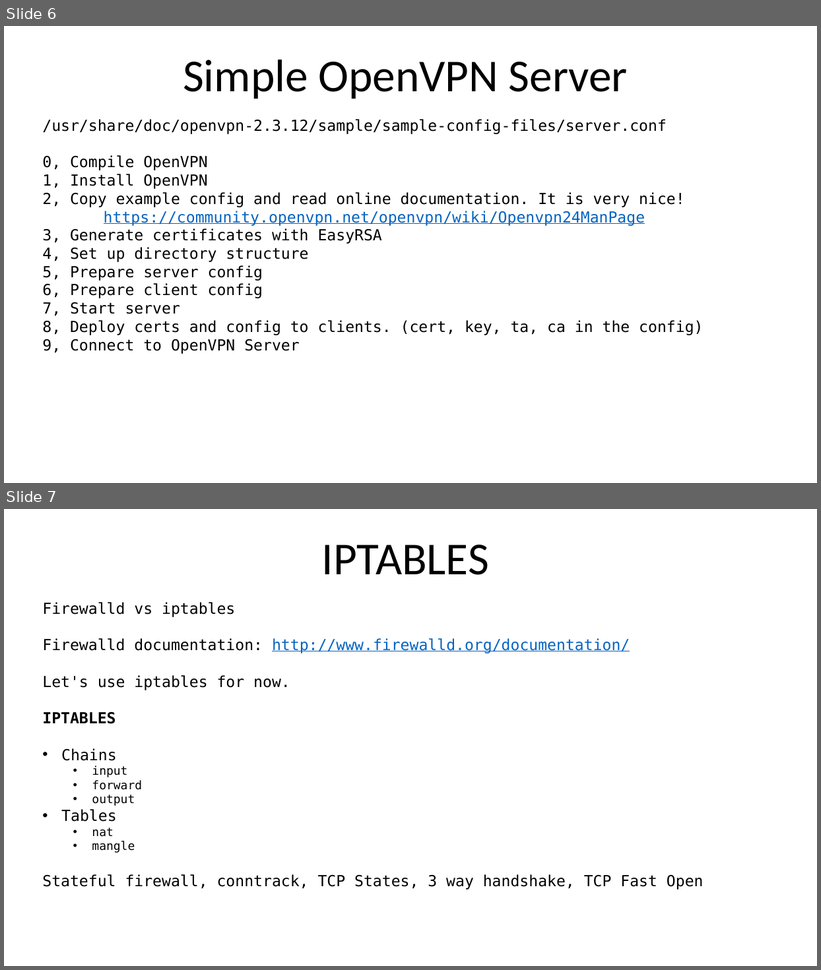
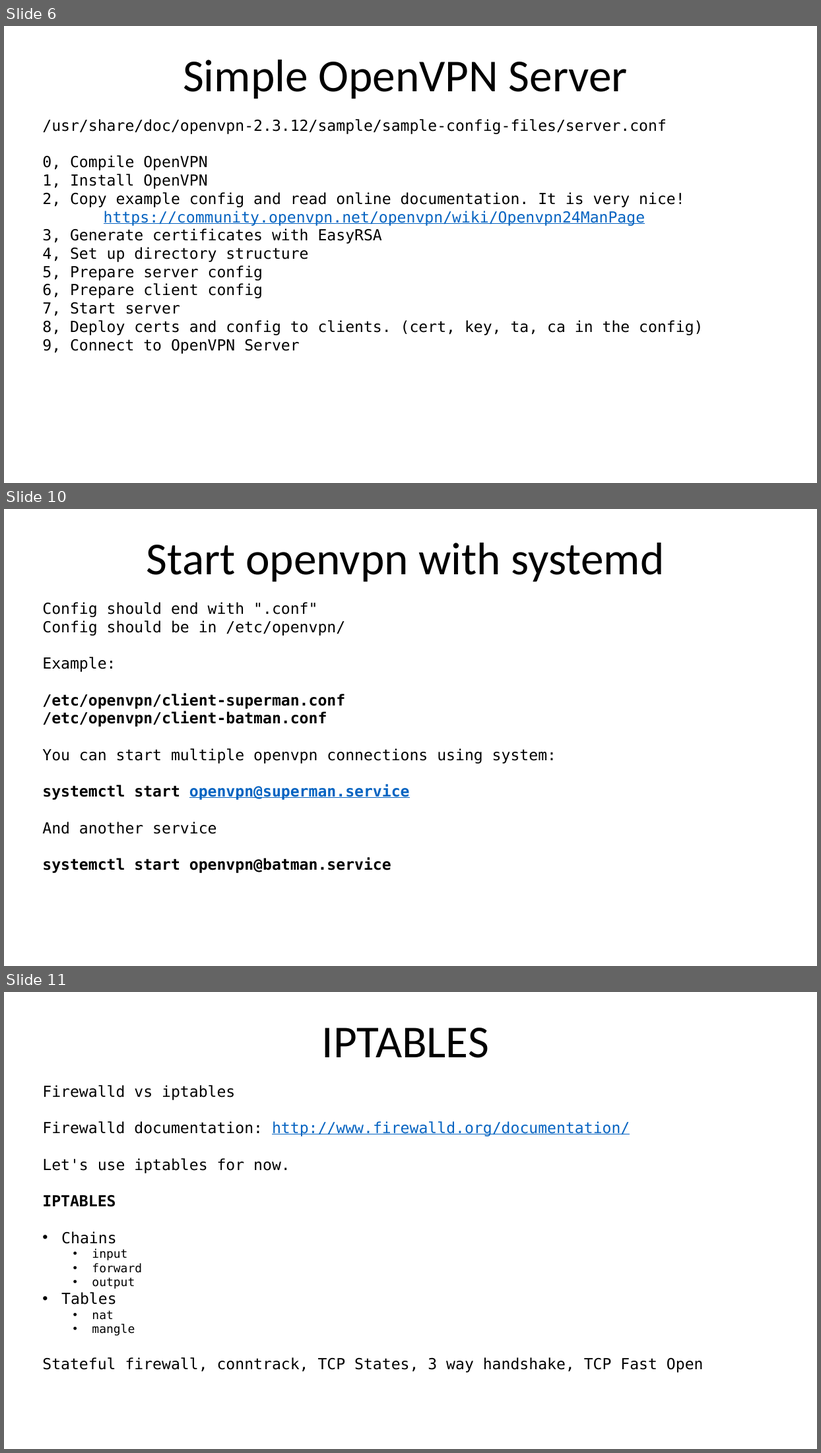
Before and after one commit to DRN88/blt, a slide deck: w46/w46.pptx. Shown one above the other, each under a label of ours: slides 6 and 7 before the commit, slides 6, 10 and 11 after it; the slides between them are not shown. The pictures are 821x970 and 821x1453 pixels, drawn with LibreOffice and Linux fonts; fonts in the diff are those of the drawing. Boxes give left, top, right and bottom in pixels: in the first picture for what was removed or moved away, otherwise in the second. Text is boxed around its words. In the diff, an @@ line names an element or a change of style, - is before the commit and + after.

```diff
--- a/w46/w46.pptx
+++ b/w46/w46.pptx
@@ slide 10 added at [4,509,817,966], background #FFFFFF @@
@@ title added at [147,543,664,582], 54 pt, text #000000 @@
+Start openvpn with systemd
@@ subtitle added at [42,602,556,873], 18 pt, text #000000, bold @@
+Config should end with ".conf"
+Config should be in /etc/openvpn/
+Example:
+/etc/openvpn/client-superman.conf
+/etc/openvpn/client-batman.conf
+You can start multiple openvpn connections using system:
+systemctl start openvpn@superman.service
+And another service
+systemctl start openvpn@batman.service
@@ what was slide 7 is now slide 11 @@
```
Also in this commit, not shown: 3 other slides added.
